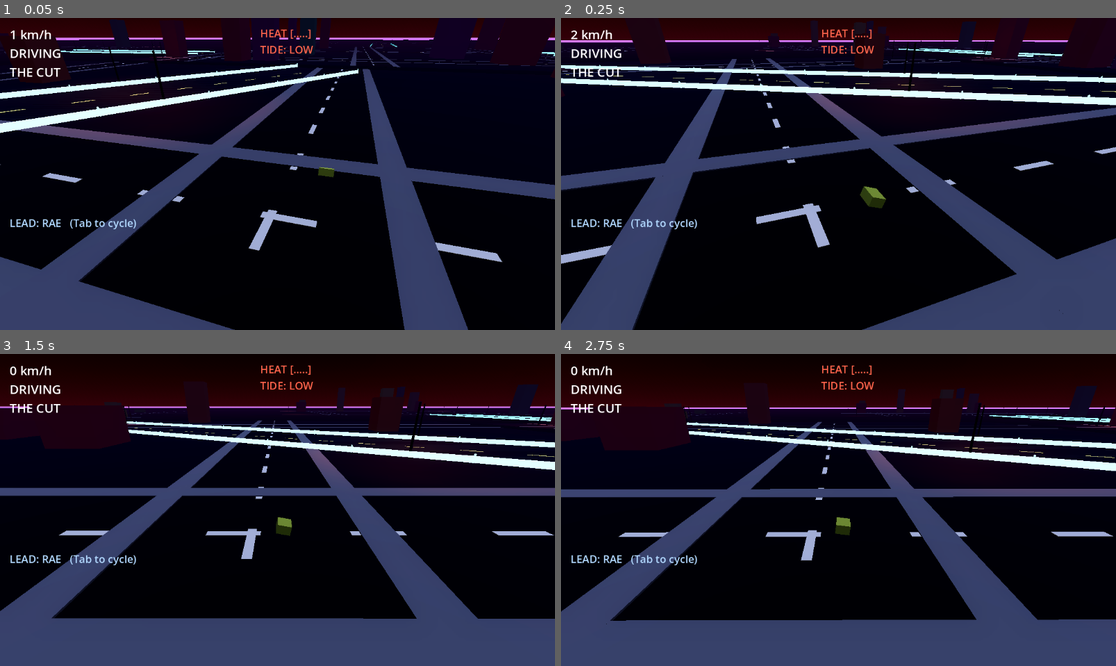
Above: before the commit, frames 1-4 (two rows, left to right).
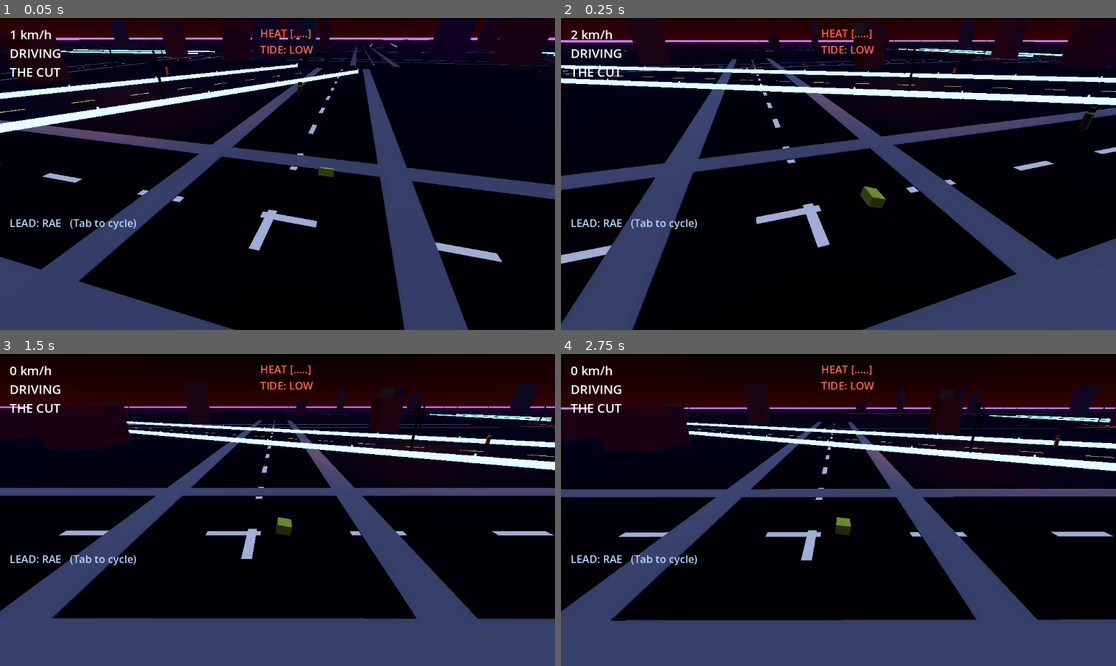
Above: after the commit, the same moments.

Repository: jaimepescht5-svg/Ge-te-Ay
Game: Godot game, scene res://Main.tscn
Same seed, same stepped clock (60 frames per second), same inputs: the game is played once before the commit and once after it.
Inputs:
- Up to frame 1 (0.05 s): no input
- Up to frame 2 (0.25 s): no input
- Up to frame 3 (1.5 s): hold D (steer_right) 0.53-1.28 s; hold Shift (run) 0.53-1.28 s; hold S (brake) from 1.28 s (still down); tap Shift (run) at 1.35 s
- Up to frame 4 (2.75 s): release S (brake) at 2.03 s; hold D (steer_right) from 2.03 s (still down); hold Shift (run) from 2.03 s (still down); tap F (shoot) at 2.1 s

The runs differ from the first frame. In frame 1, less than 0.1% of the frame differs, in the area x 29-98%, y 9-26%; in frame 2, less than 0.1%, in the area x 49-97%, y 8-36%; in frame 3, less than 0.1%; in frame 4, less than 0.1%.

Commit message:
feat: pedestrian NPCs (wandering peds, scatter on nearby shots, ped-hit heat)
Co-Authored-By: Claude Sonnet 4.6 <noreply@anthropic.com>
Claude-Session: https://claude.ai/code/session_01HPYJRFLhoG3ztUohMaskrx

Diff:
--- a/prototype/neon-delta-slice/scripts/main.gd
+++ b/prototype/neon-delta-slice/scripts/main.gd
@@ -154,6 +154,10 @@
 var civilians: Array = []   # {car: VehicleBody3D, bot: WaypointBot}
 var civ_palette := [0xff2a6d, 0xffffff, 0xf9f871, 0x05d9e8, 0xc0c0c0, 0x1a2a6b]
 
+# pedestrian NPCs
+var peds: Array = []   # {body, target:Vector2, speed:float, scatter:float, d:Dictionary}
+var skin_tones := [0xf1c27d, 0xe0ac69, 0xc68642, 0x8d5524, 0xffdbac]
+
 # lead character (cosmetic only)
 var leads := ["RAE", "THEO", "FRANKIE"]
 var lead_idx := 0
@@ -196,6 +200,7 @@
 	_build_camera()
 	_build_hud()
 	_build_traffic()
+	_build_peds()
 
 	bot = WaypointBot.new(WP)
 	in_car = true
@@ -879,6 +884,7 @@
 	_update_heat(delta)
 	_update_pursuers(delta)
 	_update_traffic(delta)
+	_update_peds(delta)
 	_update_telemetry(delta)
 	if mode == "selfcheck":
 		_selfcheck_tick(delta)
@@ -1023,12 +1029,24 @@
 	q.exclude = [player_body.get_rid()]
 	var hit := space.intersect_ray(q)
 	var hit_point: Vector3 = to
+	var hit_collider = null
 	if hit.has("position"):
 		hit_point = hit["position"]
+		hit_collider = hit.get("collider")
 	heat = minf(HEAT_MAX, heat + HEAT_PER_SHOT)
+	# a shot that strikes a pedestrian adds extra heat
+	if hit_collider != null and _is_ped(hit_collider):
+		heat = minf(HEAT_MAX, heat + 1.5)
 	heat_peak = maxf(heat_peak, heat)
 	heat_clean_timer = 0.0
+	_scatter_peds(hit_point)
 	_spawn_tracer(from, hit_point)
+
+func _is_ped(node) -> bool:
+	for ped in peds:
+		if ped["body"] == node:
+			return true
+	return false
 
 func _spawn_tracer(from: Vector3, to: Vector3) -> void:
 	if DisplayServer.get_name() == "headless":
@@ -1262,6 +1280,122 @@
 		c.engine_force = ctrl["throttle"] * 1400.0
 		c.brake = ctrl["brake"] * 30.0
 
+# ----------------------------------------------------------------- pedestrians
+# ~36 CharacterBody3D pedestrians wandering the urban districts. Play-mode only:
+# in selfcheck the bot must run realtime headless physics, and dozens of extra
+# kinematic bodies would starve the waypoint loop (same reason as traffic).
+func _build_peds() -> void:
+	if mode != "play":
+		return
+	var per_district := 8
+	for d in DISTRICTS:
+		if d["id"] == "bayou" or d["id"] == "cayo":
+			continue   # less-urban; skip
+		for n in range(per_district):
+			_spawn_ped(d)
+
+func _spawn_ped(d: Dictionary) -> void:
+	var body := CharacterBody3D.new()
+	body.collision_layer = 4   # peds on their own layer
+	body.collision_mask = 1 | 4   # collide with world + each other
+	var col := CollisionShape3D.new()
+	var cap := CapsuleShape3D.new()
+	cap.radius = 0.3
+	cap.height = 1.8
+	col.shape = cap
+	col.position.y = 0.9
+	body.add_child(col)
+	# body capsule
+	var mesh := MeshInstance3D.new()
+	var cm := CapsuleMesh.new()
+	cm.radius = 0.3
+	cm.height = 1.8
+	mesh.mesh = cm
+	var shirt: int = d["palette"][rng.randi_range(0, d["palette"].size() - 1)]
+	var sm := StandardMaterial3D.new()
+	sm.albedo_color = _hex(shirt)
+	mesh.material_override = sm
+	mesh.position.y = 0.9
+	body.add_child(mesh)
+	# head cube
+	var head := MeshInstance3D.new()
+	var hb := BoxMesh.new()
+	hb.size = Vector3(0.4, 0.4, 0.4)
+	head.mesh = hb
+	var skin: int = skin_tones[rng.randi_range(0, skin_tones.size() - 1)]
+	var hm := StandardMaterial3D.new()
+	hm.albedo_color = _hex(skin)
+	head.material_override = hm
+	head.position.y = 1.9
+	body.add_child(head)
+	var hw: float = d["w"] * 0.5 - 10.0
+	var hd: float = d["d"] * 0.5 - 10.0
+	var sx: float = d["cx"] + rng.randf_range(-hw, hw)
+	var sz: float = d["cz"] + rng.randf_range(-hd, hd)
+	body.position = Vector3(sx, 1.0, sz)
+	add_child(body)
+	peds.append({
+		"body": body,
+		"target": _ped_pick(d),
+		"speed": rng.randf_range(1.2, 2.0),
+		"scatter": 0.0,
+		"scatter_dir": Vector2.ZERO,
+		"d": d,
+	})
+
+func _ped_pick(d: Dictionary) -> Vector2:
+	var hw: float = d["w"] * 0.5 - 10.0
+	var hd: float = d["d"] * 0.5 - 10.0
+	return Vector2(d["cx"] + rng.randf_range(-hw, hw), d["cz"] + rng.randf_range(-hd, hd))
+
+func _update_peds(delta: float) -> void:
+	var pp := _active_pos()
+	for ped in peds:
+		var body: CharacterBody3D = ped["body"]
+		if not is_instance_valid(body):
+			continue
+		var pos := Vector2(body.global_position.x, body.global_position.z)
+		# performance: disable physics on distant peds (rule 5)
+		var far := pos.distance_to(Vector2(pp.x, pp.z)) > 150.0
+		if far:
+			if body.is_physics_processing():
+				body.set_physics_process(false)
+			continue
+		var v := body.velocity
+		var move: Vector2
+		if ped["scatter"] > 0.0:
+			ped["scatter"] -= delta
+			move = ped["scatter_dir"] * 4.0
+		else:
+			var to_t: Vector2 = ped["target"] - pos
+			if to_t.length() < 2.0:
+				ped["target"] = _ped_pick(ped["d"])
+				to_t = ped["target"] - pos
+			move = to_t.normalized() * ped["speed"]
+		v.x = move.x
+		v.z = move.y
+		if not body.is_on_floor():
+			v.y -= GRAVITY * delta
+		else:
+			v.y = maxf(v.y, -0.1)
+		body.velocity = v
+		body.move_and_slide()
+		if move.length() > 0.1:
+			body.rotation.y = atan2(move.x, move.y)
+
+# Scatter peds near a shot impact: they flee at 4 m/s for 5s.
+func _scatter_peds(impact: Vector3) -> void:
+	for ped in peds:
+		var body: CharacterBody3D = ped["body"]
+		if not is_instance_valid(body):
+			continue
+		var pos := Vector2(body.global_position.x, body.global_position.z)
+		var ip := Vector2(impact.x, impact.z)
+		if pos.distance_to(ip) < 15.0:
+			ped["scatter"] = 5.0
+			var away := (pos - ip)
+			ped["scatter_dir"] = away.normalized() if away.length() > 0.01 else Vector2(1, 0)
+
 # ----------------------------------------------------------------- telemetry
 func _update_telemetry(_delta: float) -> void:
 	var p3 := _active_pos()
